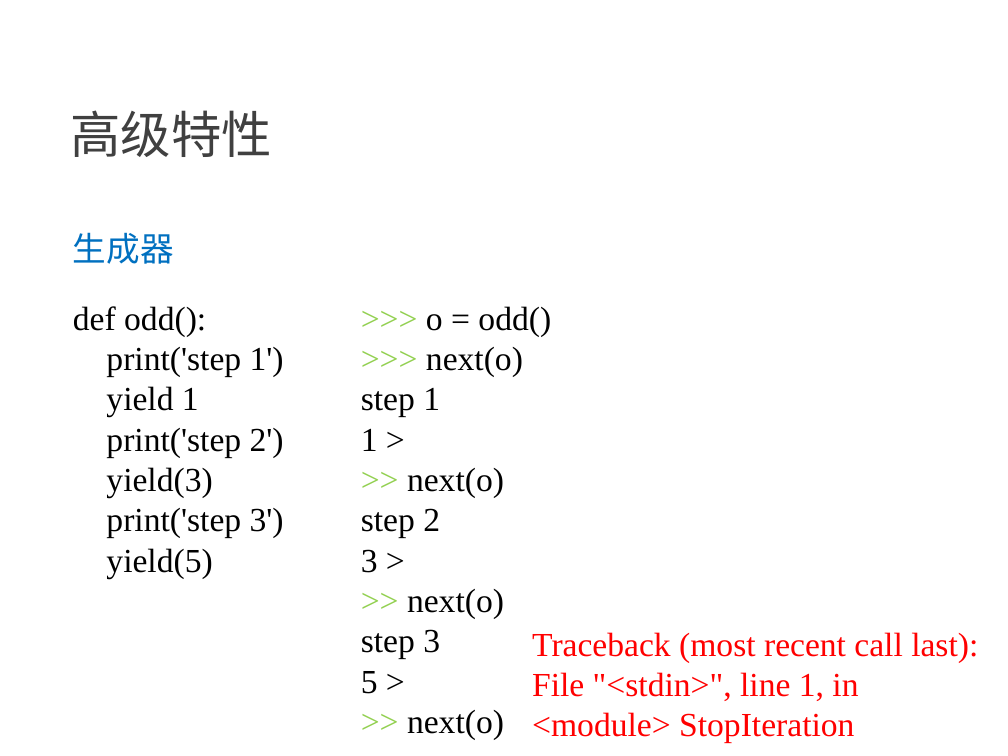
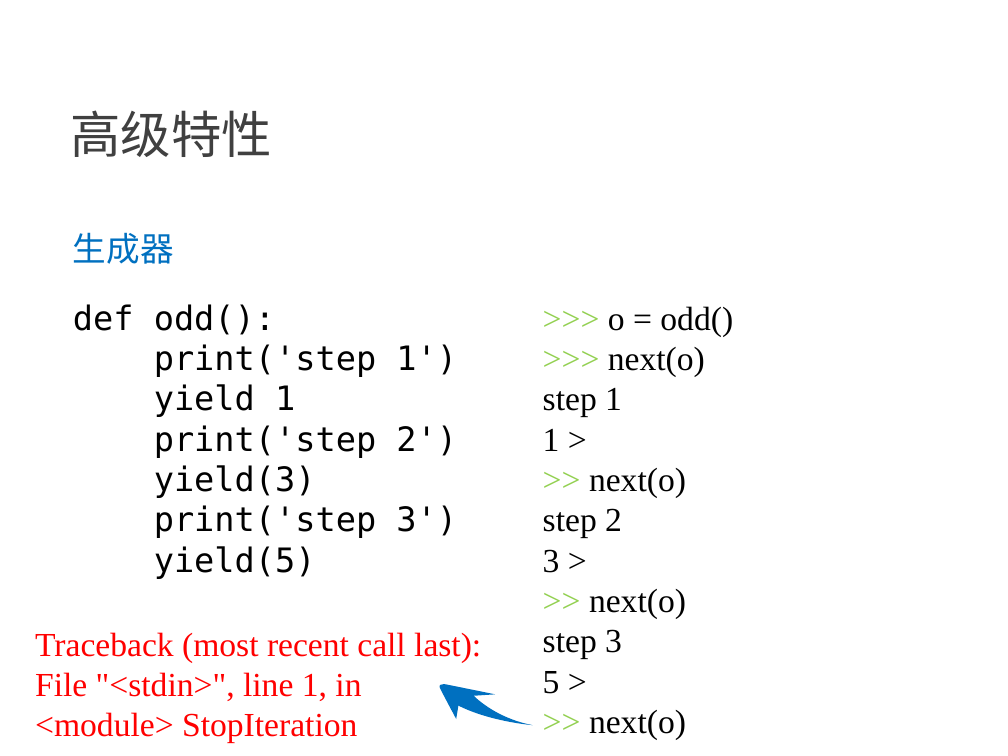
Before and after one commit to NewGr8Player/My-PPT, a slide deck: slide 8 of Python3/3.Python3-高级特性.pptx. Drawn at 1008x756 pixels with LibreOffice and Linux fonts; fonts in the diff are those of the drawing. Boxes give left, top, right and bottom in pixels: in the first picture for what was removed or moved away, otherwise in the second. Text is boxed around its words. In the diff, an @@ line names an element or a change of style, - is before the commit and + after.

```diff
--- a/Python3/3.Python3-高级特性.pptx
+++ b/Python3/3.Python3-高级特性.pptx
@@ text "def odd():" at (73,304,457,579): font Times New Roman to DejaVu Sans Mono @@
@@ text ">>> o = odd()": place and size @@
-text ">>> o = odd()" at (361,306,551,740)
+text ">>> o = odd()" at (543,306,733,740)
@@ text "Traceback (most recent call last):": place and size @@
-text "Traceback (most recent call last):" at (532,632,978,743)
+text "Traceback (most recent call last):" at (35,632,481,743)
@@ freeform shape added at (439,684,533,726), fill #0070C0 @@
```
Also in this commit, not shown: 8 other slides changed, 5 other files.
